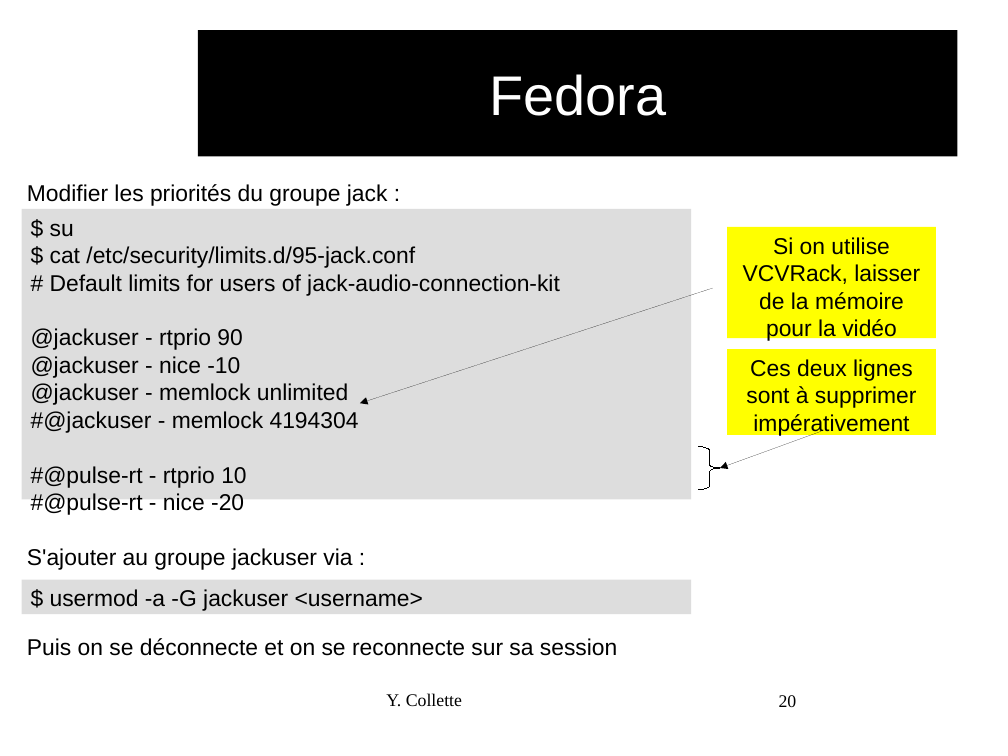
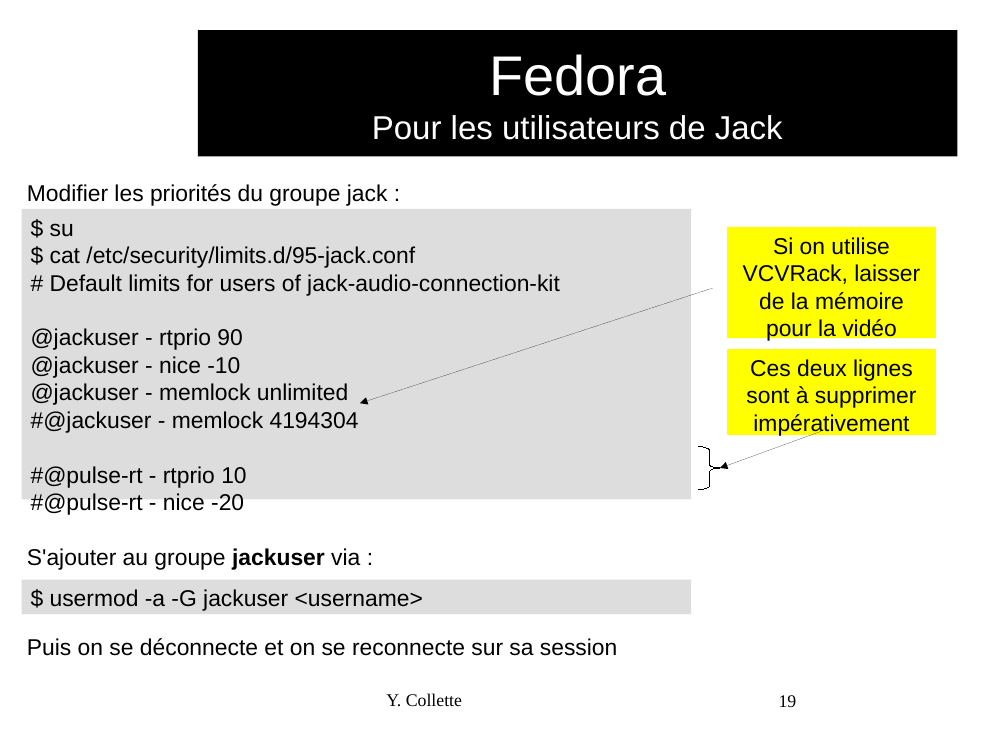
Before and after one commit to audinux/audinux.github.io, a slide deck: slide 19 of workshop/audio/LinuxIntro.odp (slide 20 before the commit). Drawn at 1008x756 pixels with LibreOffice and Linux fonts; fonts in the diff are those of the drawing; background and template pictures are left out. Boxes give left, top, right and bottom in pixels: in the first picture for what was removed or moved away, otherwise in the second. Text is boxed around its words. In the diff, an @@ line names an element or a change of style, - is before the commit and + after.

```diff
--- a/workshop/audio/LinuxIntro.odp
+++ b/workshop/audio/LinuxIntro.odp
@@ title at <box>372,54,783,140</box>: text changed; size 44 to 26 pt @@
-Fedora
+Fedora
+Pour les utilisateurs de Jack
@@ text "S'ajouter au groupe jackuser via ..." at <box>27,548,360,570</box>: bold on in "jackuser" @@
@@ page number at <box>779,695,797,707</box>: text changed @@
-20
+19
```
Also in this commit, not shown: 7 other slides changed, 1 slide added, 1 slide removed, 23 other files.
